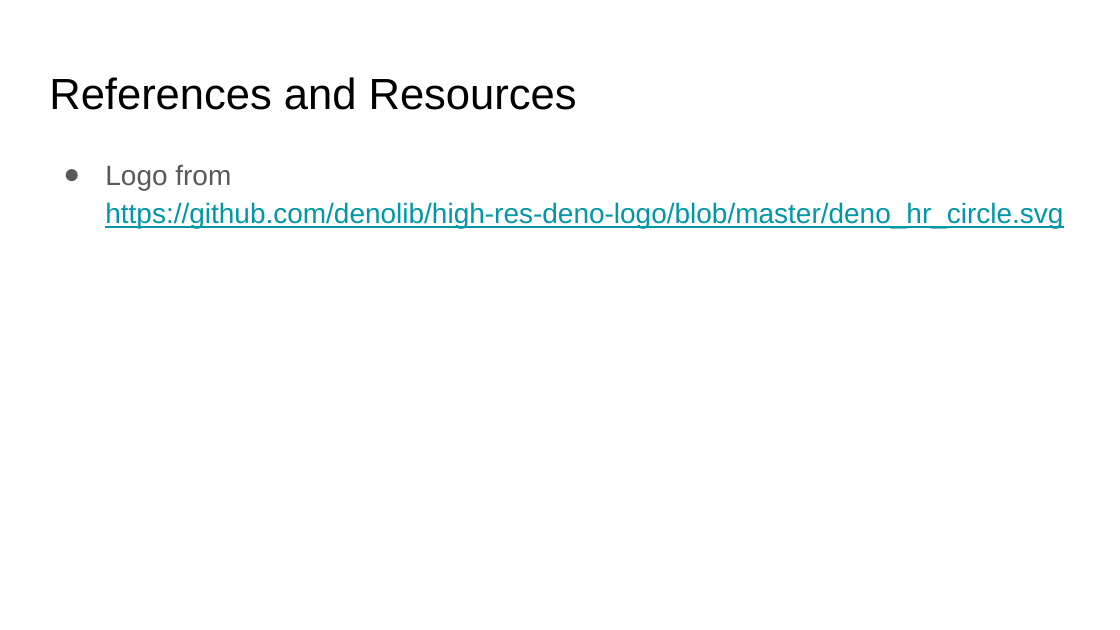
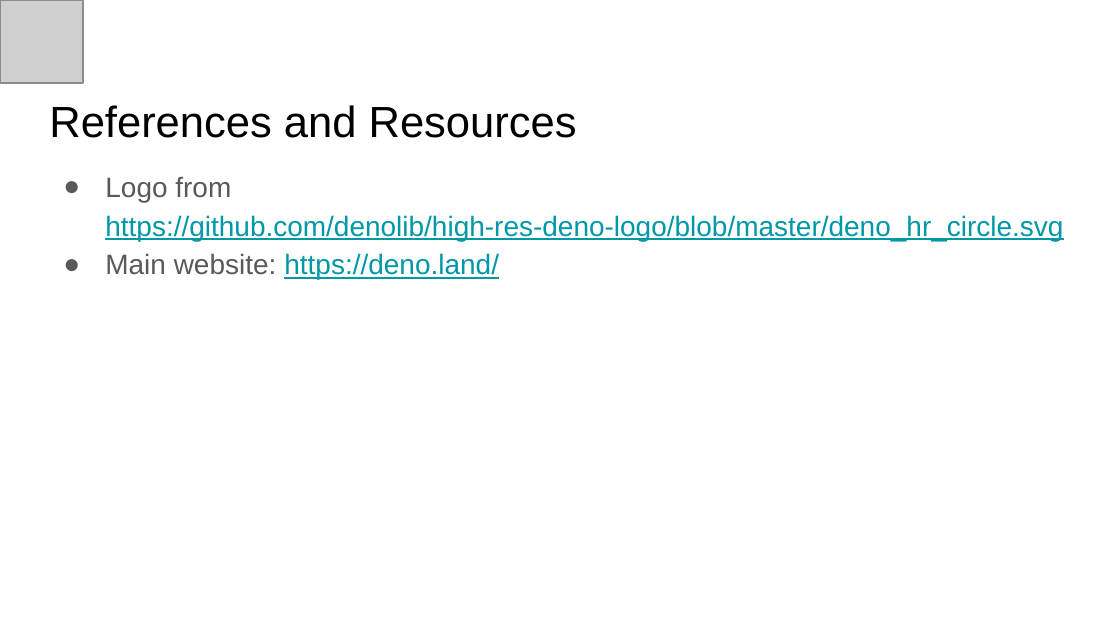
Before and after one commit to michaelachrisco/deno-developer-talk, a slide deck: slide 4 of Introduction to Deno.pptx (slide 2 before the commit). Drawn at 1120x630 pixels with LibreOffice and Linux fonts; fonts in the diff are those of the drawing; grey boxes stand for pictures. Boxes give left, top, right and bottom in pixels: in the first picture for what was removed or moved away, otherwise in the second. Text is boxed around its words. In the diff, an @@ line names an element or a change of style, - is before the commit and + after.

```diff
--- a/Introduction to Deno.pptx
+++ b/Introduction to Deno.pptx
@@ picture added at (0, 0, 83, 83) @@
@@ title "References and Resources": place and size @@
-title "References and Resources" at (49, 77, 577, 110)
+title "References and Resources" at (49, 105, 577, 138)
@@ text "Logo from https://github.com/denolib/high-res-deno-logo/blob ...": place and size @@
-text "Logo from https://github.com/denolib/high-res-deno-logo/blob ..." at (105, 164, 1063, 229)
+text "Logo from https://github.com/denolib/high-res-deno-logo/blob ..." at (105, 176, 1063, 279)
@@ text at (105, 253, 499, 279): paragraph added @@
+● Main website: https://deno.land/
```
Also in this commit, not shown: 2 slides added, 1 other file.
